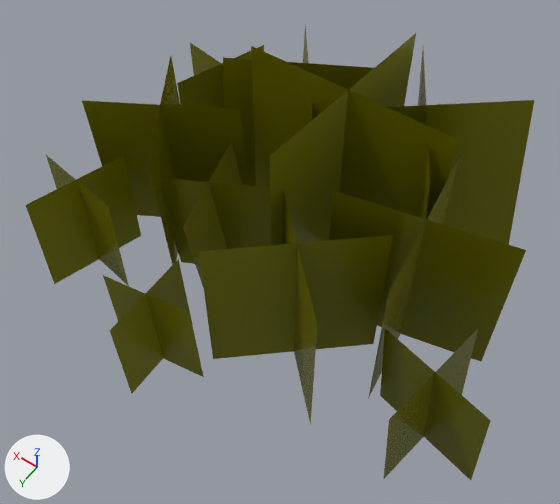
Renders of the glTF model assets/models/nature/grass_d.glb from each side of a commit.
Both versions are drawn from a 50 mm lens placed at (-0.883, 1.362, 2.132), pointed at (-0.019, 0.153, 0.231). Lighting does not change. The marker at lower left points along +X, +Y and +Z. The first picture is the older version. Where no turn or scale is listed for an object, it has been applied to the vertices.

Script lines for the objects in view, before the commit:
```python
mat_grassm_001 = principled_material('grassM.001')
mat_grassm_001.texture = img_base_color_texture
mat_grassm_001.metallic = 0.4
mat_grassm_001.roughness = 0.272
me_grass_f_02 = bpy.data.meshes.new('Grass_F_02')
me_grass_f_02.from_pydata(...)  # 96 vertices, 48 faces; spans x -0.83..0.77, y -0.76..0.72, z -0.04..0.71
me_grass_f_02.materials.append(mat_grassm_001)  # picture img_base_color_texture
ob_grass_f_02 = bpy.data.objects.new('Grass_F_02', me_grass_f_02)
ob_grass_f_02.location = (0.0, 0.0, 0.0)
```
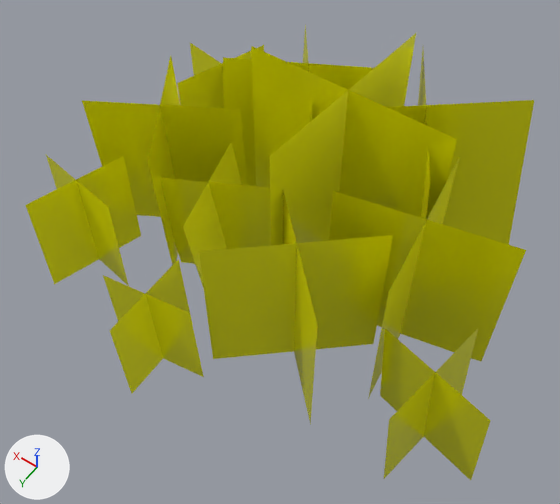
Where the change shows, as pixel boxes [x1, y1, x2, y2] in the pictures (560 x 504 px):
'Grass_F_02', surface changed (lighter): [26, 25, 534, 480] in both

The change, as a diff of the scene's bpy script:
```diff
--- a/assets/models/nature/grass_d.glb.py
+++ b/assets/models/nature/grass_d.glb.py
@@ mat_grassm_001 @@
 mat_grassm_001 = principled_material('grassM.001')
-mat_grassm_001.texture = img_base_color_texture
+mat_grassm_001.base_color = (1.0, 1.0, 0.0)  # yellow #ffff00
 mat_grassm_001.metallic = 0.4
```
